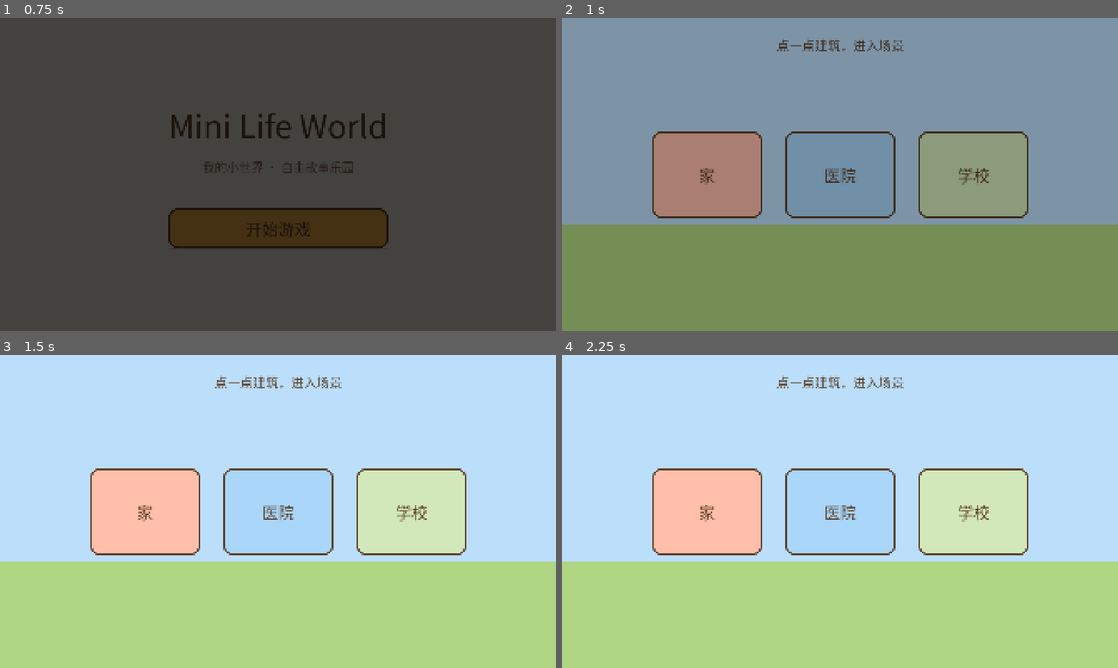
Above: before the commit, frames 1-4 (two rows, left to right).
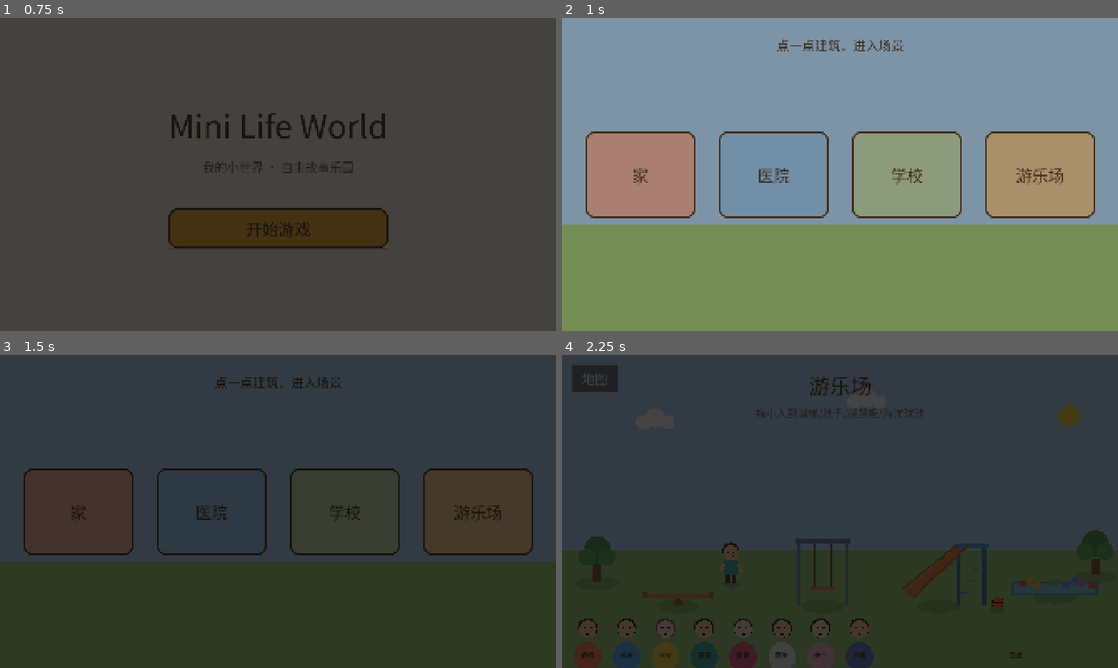
Above: after the commit, the same moments.

Repository: 675435543/MiniLifeWorld
Game: Godot game, scene res://scenes/main/main_menu.tscn
The game is run twice, just before and just after one commit, with the same random seed, the same clock (stepped at 60 frames per second) and the same inputs.
Inputs (mouse positions are in pixels of both pictures, inside the frame that each line leads up to):
- Up to frame 1 (0.75 s): click "开始游戏" at 0.5 s
- Up to frame 2 (1 s): no input
- Up to frame 3 (1.5 s): click (478, 511) at 1.25 s, where only the run after the commit has a clickable "游乐场"
- Up to frame 4 (2.25 s): click (595, 376) at 2 s, where only the run after the commit has a clickable "地图"

Frame 1 is identical in both runs. In frame 2, 17% of the frame differs, in the area x 4-96%, y 36-64%; in frame 3, 100%, in the area x 0-100%, y 0-100%; in frame 4, 100%.

Commit message:
M7: playground scene - slide/seesaw/swing/ball pit + sun/clouds/trees, world map 4th building

Diff:
--- a/data/items.json
+++ b/data/items.json
@@ -16,6 +16,10 @@
 	"curtain": {"name": "治疗屏风", "scene": "hospital", "type": "furniture", "interaction": "use", "zone_size": [130, 180], "z_index": -1},
 	"wardrobe": {"name": "衣柜", "scene": "home", "type": "furniture", "interaction": "use", "zone_size": [120, 190], "z_index": -1},
 	"bookshelf": {"name": "书架", "scene": "school", "type": "furniture", "interaction": "use", "zone_size": [150, 160], "z_index": -1},
+	"slide": {"name": "滑梯", "scene": "playground", "type": "furniture", "interaction": "slide", "zone_size": [200, 160], "z_index": -1},
+	"seesaw": {"name": "跷跷板", "scene": "playground", "type": "furniture", "interaction": "seesaw", "zone_size": [250, 100], "z_index": -1},
+	"swing": {"name": "秋千", "scene": "playground", "type": "furniture", "interaction": "swing", "zone_size": [180, 200], "z_index": -1},
+	"ball_pit": {"name": "海洋球池", "scene": "playground", "type": "furniture", "interaction": "play", "zone_size": [300, 90], "z_index": -1},
 	"stethoscope": {"name": "听诊器", "scene": "hospital", "type": "item", "interaction": "examine", "zone_size": [60, 60], "color": "#90A4AE"},
 	"medicine": {"name": "药瓶", "scene": "hospital", "type": "item", "interaction": "eat", "zone_size": [50, 60], "color": "#E57373"},
 	"blackboard": {"name": "黑板", "scene": "school", "type": "furniture", "interaction": "use", "zone_size": [300, 120], "z_index": -1},
--- a/data/scenes.json
+++ b/data/scenes.json
@@ -19,5 +19,12 @@
 		"building_color": "#AED581",
 		"default_character": "teacher",
 		"bar_items": ["book", "pencil", "basketball"]
+	},
+	"playground": {
+		"name": "游乐场",
+		"path": "res://scenes/playground/playground.tscn",
+		"building_color": "#FFB74D",
+		"default_character": "brother",
+		"bar_items": ["basketball"]
 	}
 }
--- a/scenes/main/world_map.tscn
+++ b/scenes/main/world_map.tscn
@@ -79,3 +79,9 @@
 layout_mode = 2
 theme_override_font_sizes/font_size = 56
 text = "学校"
+
+[node name="PlaygroundBtn" type="Button" parent="Center/HBox"]
+custom_minimum_size = Vector2(380, 300)
+layout_mode = 2
+theme_override_font_sizes/font_size = 56
+text = "游乐场"
--- /dev/null
+++ b/scenes/playground/playground.tscn
@@ -0,0 +1,133 @@
+[gd_scene load_steps=4 format=3]
+
+[ext_resource type="Script" path="res://scripts/scenes/scene_base.gd" id="1"]
+[ext_resource type="Script" path="res://scripts/items/prop_draw.gd" id="2"]
+[ext_resource type="Script" path="res://scripts/items/item.gd" id="3"]
+
+[node name="Playground" type="Control"]
+layout_mode = 3
+anchors_preset = 15
+anchor_right = 1.0
+anchor_bottom = 1.0
+grow_horizontal = 2
+grow_vertical = 2
+mouse_filter = 2
+script = ExtResource("1")
+scene_id = "playground"
+
+[node name="Bg" type="ColorRect" parent="."]
+layout_mode = 1
+anchors_preset = 15
+anchor_right = 1.0
+anchor_bottom = 1.0
+grow_horizontal = 2
+grow_vertical = 2
+mouse_filter = 2
+color = Color(0.733, 0.871, 0.984, 1)
+
+[node name="Floor" type="ColorRect" parent="."]
+layout_mode = 1
+anchor_top = 0.62
+anchor_right = 1.0
+anchor_bottom = 1.0
+offset_left = 0.0
+offset_top = 0.0
+offset_right = 0.0
+offset_bottom = 0.0
+grow_horizontal = 2
+grow_vertical = 2
+mouse_filter = 2
+color = Color(0.65, 0.82, 0.5, 1)
+
+[node name="Decor" type="Node2D" parent="."]
+
+[node name="Sun" type="Node2D" parent="Decor"]
+position = Vector2(1750, 210)
+script = ExtResource("2")
+prop_type = "sun"
+
+[node name="Cloud1" type="Node2D" parent="Decor"]
+position = Vector2(320, 230)
+script = ExtResource("2")
+prop_type = "cloud"
+
+[node name="Cloud2" type="Node2D" parent="Decor"]
+position = Vector2(1050, 160)
+script = ExtResource("2")
+prop_type = "cloud"
+
+[node name="Tree1" type="Node2D" parent="Decor"]
+position = Vector2(120, 780)
+script = ExtResource("2")
+prop_type = "tree"
+
+[node name="Tree2" type="Node2D" parent="Decor"]
+position = Vector2(1840, 760)
+script = ExtResource("2")
+prop_type = "tree"
+
+[node name="Items" type="Node2D" parent="."]
+
+[node name="Seesaw" type="Node2D" parent="Items"]
+position = Vector2(400, 860)
+script = ExtResource("3")
+item_id = "seesaw"
+
+[node name="Swing" type="Node2D" parent="Items"]
+position = Vector2(900, 860)
+script = ExtResource("3")
+item_id = "swing"
+
+[node name="Slide" type="Node2D" parent="Items"]
+position = Vector2(1300, 860)
+script = ExtResource("3")
+item_id = "slide"
+
+[node name="BallPit" type="Node2D" parent="Items"]
+position = Vector2(1700, 830)
+script = ExtResource("3")
+item_id = "ball_pit"
+
+[node name="Characters" type="Node2D" parent="."]
+y_sort_enabled = true
+
+[node name="TitleLabel" type="Label" parent="."]
+layout_mode = 1
+anchors_preset = 5
+anchor_left = 0.5
+anchor_right = 0.5
+offset_left = -400.0
+offset_top = 50.0
+offset_right = 400.0
+offset_bottom = 150.0
+grow_horizontal = 2
+mouse_filter = 2
+theme_override_colors/font_color = Color(0.364, 0.251, 0.157, 1)
+theme_override_font_sizes/font_size = 72
+horizontal_alignment = 1
+text = "游乐场"
+
+[node name="HintLabel" type="Label" parent="."]
+layout_mode = 1
+anchors_preset = 5
+anchor_left = 0.5
+anchor_right = 0.5
+offset_left = -700.0
+offset_top = 170.0
+offset_right = 700.0
+offset_bottom = 250.0
+grow_horizontal = 2
+mouse_filter = 2
+theme_override_colors/font_color = Color(0.553, 0.431, 0.388, 1)
+theme_override_font_sizes/font_size = 36
+horizontal_alignment = 1
+text = "拖小人到滑梯/秋千/跷跷板/海洋球池"
+
+[node name="BackButton" type="Button" parent="."]
+layout_mode = 0
+offset_left = 32.0
+offset_top = 32.0
+offset_right = 192.0
+offset_bottom = 128.0
+theme_override_font_sizes/font_size = 44
+text = "地图"
--- a/scripts/autoload/interaction_manager.gd
+++ b/scripts/autoload/interaction_manager.gd
@@ -32,10 +32,33 @@
 			c.set_state(Character.State.SIT)
 			c.position = item.zone_rect().get_center() + Vector2(0, 14)
 			return true
+		"slide":
+			c.set_state(Character.State.HAPPY)
+			var tw := c.create_tween()
+			tw.tween_property(c, "position", item.zone_rect().get_center() + Vector2(-130, 40), 0.5).set_trans(Tween.TRANS_QUAD).set_ease(Tween.EASE_IN)
+			return true
+		"swing":
+			c.set_state(Character.State.SIT)
+			_swing_loop(c)
+			return true
+		"seesaw":
+			c.set_state(Character.State.SIT)
+			var tw2 := c.create_tween()
+			tw2.tween_property(c, "rotation", 0.12, 0.45)
+			tw2.tween_property(c, "rotation", -0.12, 0.45)
+			tw2.tween_property(c, "rotation", 0.0, 0.45)
+			return true
 		"use", "read", "play":
 			c.set_state(Character.State.HAPPY)
 			return true
 	return false
+
+
+func _swing_loop(c: Character) -> void:
+	var tw := c.create_tween()
+	tw.tween_property(c, "rotation", 0.22, 0.45)
+	tw.tween_property(c, "rotation", -0.22, 0.45)
+	tw.tween_property(c, "rotation", 0.0, 0.45)
 
 
 ## 道具拖到角色身上：食物→吃、水→喝、衣服→换装
--- a/scripts/items/prop_draw.gd
+++ b/scripts/items/prop_draw.gd
@@ -11,7 +11,8 @@
 
 
 func _draw() -> void:
-	_draw_shadow()
+	if prop_type != "cloud" and prop_type != "sun":
+		_draw_shadow()
 	match prop_type:
 		"sofa":
 			_sofa()
@@ -45,6 +46,20 @@
 			_bookshelf()
 		"curtain":
 			_curtain()
+		"cloud":
+			_cloud()
+		"tree":
+			_tree()
+		"sun":
+			_sun()
+		"slide":
+			_slide()
+		"seesaw":
+			_seesaw()
+		"swing":
+			_swing()
+		"ball_pit":
+			_ball_pit()
 		"hospital_bed":
 			_hospital_bed()
 		"cabinet":
@@ -254,3 +269,69 @@
 	draw_arc(Vector2(0, -178), 30.0, 0.0, TAU, 16, Color(0.85, 0.45, 0.25), 5.0)
 	for i in range(5):
 		draw_line(Vector2(-24 + i * 12, -170), Vector2(-6 + i * 3, -150), Color(0.9, 0.9, 0.92), 1.5)
+
+
+func _cloud() -> void:
+	var c := Color(1, 1, 1, 0.92)
+	draw_circle(Vector2(-40, 0), 26.0, c)
+	draw_circle(Vector2(0, -14), 34.0, c)
+	draw_circle(Vector2(44, 0), 24.0, c)
+	draw_rect(Rect2(-66, -8, 132, 22), c)
+
+
+func _tree() -> void:
+	draw_rect(Rect2(-14, -60, 28, 60), Color(0.55, 0.4, 0.28))
+	draw_circle(Vector2(0, -110), 46.0, Color(0.35, 0.62, 0.35))
+	draw_circle(Vector2(-34, -84), 30.0, Color(0.42, 0.7, 0.4))
+	draw_circle(Vector2(34, -84), 30.0, Color(0.42, 0.7, 0.4))
+
+
+func _sun() -> void:
+	draw_circle(Vector2.ZERO, 36.0, Color(1.0, 0.85, 0.3))
+	for i in range(8):
+		var a := deg_to_rad(i * 45.0)
+		draw_line(Vector2(cos(a), sin(a)) * 46.0, Vector2(cos(a), sin(a)) * 58.0, Color(1.0, 0.85, 0.3), 5.0)
+
+
+func _slide() -> void:
+	var blue := Color(0.42, 0.65, 0.9)
+	var slide_col := Color(0.95, 0.55, 0.3)
+	draw_rect(Rect2(60, -200, 16, 200), blue.darkened(0.2))
+	draw_rect(Rect2(150, -200, 16, 200), blue.darkened(0.2))
+	draw_rect(Rect2(56, -208, 118, 12), blue)
+	for i in range(4):
+		draw_line(Vector2(76 + i * 22, -40 - i * 40), Vector2(96 + i * 22, -40 - i * 40), blue, 5.0)
+	draw_colored_polygon(PackedVector2Array([Vector2(60, -196), Vector2(-120, -46), Vector2(-90, -20), Vector2(100, -196)]), slide_col)
+	draw_line(Vector2(60, -204), Vector2(-124, -54), slide_col.darkened(0.15), 8.0)
+	draw_line(Vector2(100, -204), Vector2(-84, -28), slide_col.darkened(0.15), 8.0)
+
+
+func _seesaw() -> void:
+	var pivot := Color(0.6, 0.45, 0.3)
+	var plank := Color(0.85, 0.6, 0.4)
+	draw_colored_polygon(PackedVector2Array([Vector2(-18, 0), Vector2(18, 0), Vector2(0, -34)]), pivot)
+	draw_set_transform(Vector2(0, -30), 0.0, Vector2.ONE)
+	draw_rect(Rect2(-120, -8, 240, 14), plank)
+	draw_rect(Rect2(-124, -12, 18, 20), plank.darkened(0.15))
+	draw_rect(Rect2(106, -12, 18, 20), plank.darkened(0.15))
+	draw_set_transform(Vector2.ZERO, 0.0, Vector2.ONE)
+
+
+func _swing() -> void:
+	var frame := Color(0.55, 0.6, 0.7)
+	draw_rect(Rect2(-90, -210, 12, 210), frame)
+	draw_rect(Rect2(78, -210, 12, 210), frame)
+	draw_rect(Rect2(-94, -226, 188, 18), frame.darkened(0.1))
+	draw_line(Vector2(-30, -208), Vector2(-30, -60), Color(0.5, 0.4, 0.3), 4.0)
+	draw_line(Vector2(30, -208), Vector2(30, -60), Color(0.5, 0.4, 0.3), 4.0)
+	draw_rect(Rect2(-44, -64, 88, 12), Color(0.9, 0.55, 0.35))
+
+
+func _ball_pit() -> void:
+	var wall := Color(0.45, 0.75, 0.85)
+	draw_rect(Rect2(-150, -50, 300, 50), wall.darkened(0.15))
+	draw_rect(Rect2(-140, -44, 280, 36), wall.lightened(0.2))
+	var ball_colors := [Color(0.95, 0.4, 0.4), Color(0.95, 0.75, 0.3), Color(0.45, 0.8, 0.5), Color(0.5, 0.6, 0.95), Color(0.9, 0.5, 0.8)]
+	var pts := [Vector2(-110, -36), Vector2(-60, -30), Vector2(-10, -38), Vector2(40, -32), Vector2(90, -36), Vector2(130, -30), Vector2(-85, -46), Vector2(5, -44), Vector2(70, -46)]
+	for i in range(pts.size()):
+		draw_circle(pts[i] + Vector2(0, -6), 13.0, ball_colors[i % 5])
--- a/scripts/ui/world_map.gd
+++ b/scripts/ui/world_map.gd
@@ -5,6 +5,7 @@
 	["Center/HBox/HomeBtn", "home"],
 	["Center/HBox/HospitalBtn", "hospital"],
 	["Center/HBox/SchoolBtn", "school"],
+	["Center/HBox/PlaygroundBtn", "playground"],
 ]
 
 
--- a/tests/smoke_test.gd
+++ b/tests/smoke_test.gd
@@ -48,6 +48,7 @@
 		"res://scenes/home/home.tscn",
 		"res://scenes/hospital/hospital.tscn",
 		"res://scenes/school/school.tscn",
+		"res://scenes/playground/playground.tscn",
 		"res://scenes/characters/character.tscn",
 	]
 	var ok := true
--- a/tests/ui_probe_runner.gd
+++ b/tests/ui_probe_runner.gd
@@ -241,6 +241,63 @@
 	else:
 		print("UI_PROBE: 玩球 OK")
 
+	# ---- 游乐场 ----
+	school.queue_free()
+	await _frames(2)
+	var pg: Control = load("res://scenes/playground/playground.tscn").instantiate()
+	add_child(pg)
+	await _frames(2)
+	var pchars: Node = pg.get_node("Characters")
+	var pc: Node2D = pchars.get_child(0)
+
+	var slide: Node2D = pg.get_node("Items/Slide")
+	_press(to_window * pc.position)
+	await _frames(2)
+	_move(to_window * slide.zone_rect().get_center())
+	await _frames(2)
+	_release(to_window * slide.zone_rect().get_center())
+	await _frames(40)
+	if pc.state != ST_HAPPY:
+		_fail("滑梯未触发 state=" + str(pc.state))
+	else:
+		print("UI_PROBE: 滑梯 OK")
+
+	var seesaw: Node2D = pg.get_node("Items/Seesaw")
+	_press(to_window * pc.position)
+	await _frames(2)
+	_move(to_window * seesaw.zone_rect().get_center())
+	await _frames(2)
+	_release(to_window * seesaw.zone_rect().get_center())
+	await _frames(2)
+	if pc.state != ST_SIT:
+		_fail("跷跷板未触发 state=" + str(pc.state))
+	else:
+		print("UI_PROBE: 跷跷板 OK")
+
+	var swing: Node2D = pg.get_node("Items/Swing")
+	_press(to_window * pc.position)
+	await _frames(2)
+	_move(to_window * swing.zone_rect().get_center())
+	await _frames(2)
+	_release(to_window * swing.zone_rect().get_center())
+	await _frames(2)
+	if pc.state != ST_SIT:
+		_fail("秋千未触发 state=" + str(pc.state))
+	else:
+		print("UI_PROBE: 秋千 OK")
+
+	var pit: Node2D = pg.get_node("Items/BallPit")
+	_press(to_window * pc.position)
+	await _frames(2)
+	_move(to_window * pit.zone_rect().get_center())
+	await _frames(2)
+	_release(to_window * pit.zone_rect().get_center())
+	await _frames(2)
+	if pc.state != ST_HAPPY:
+		_fail("海洋球池未触发 state=" + str(pc.state))
+	else:
+		print("UI_PROBE: 海洋球池 OK")
+
 	print("UI_PROBE: " + ("PASS" if _ok else "FAIL"))
 	get_tree().quit(0 if _ok else 1)
 
